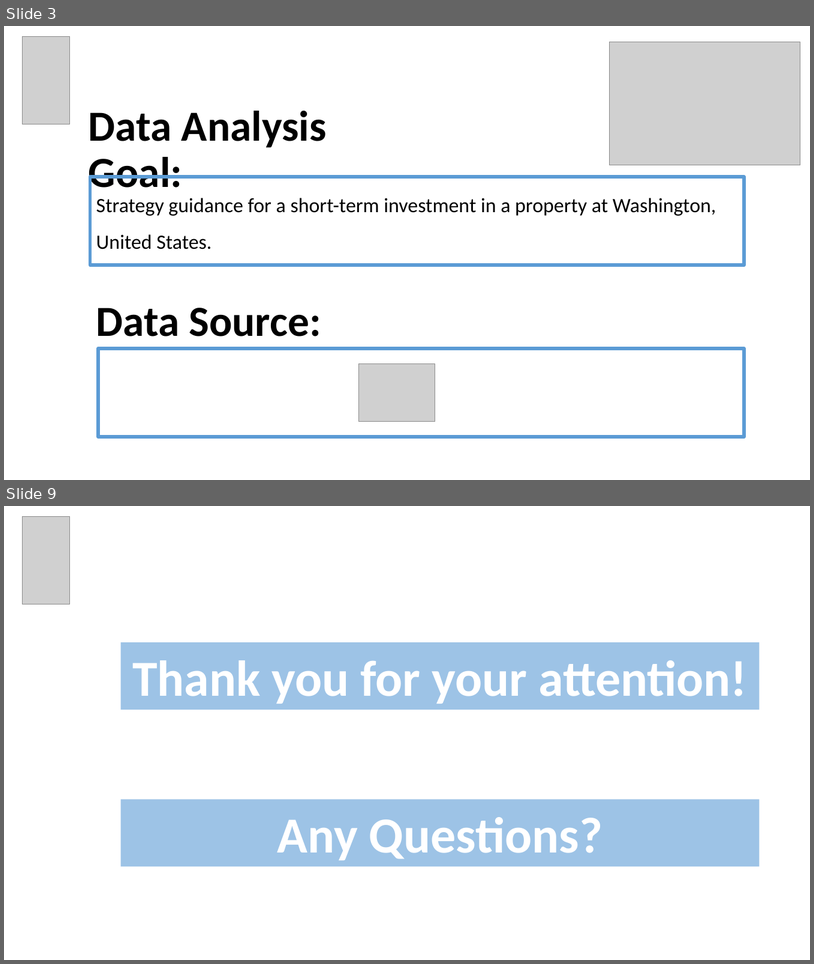
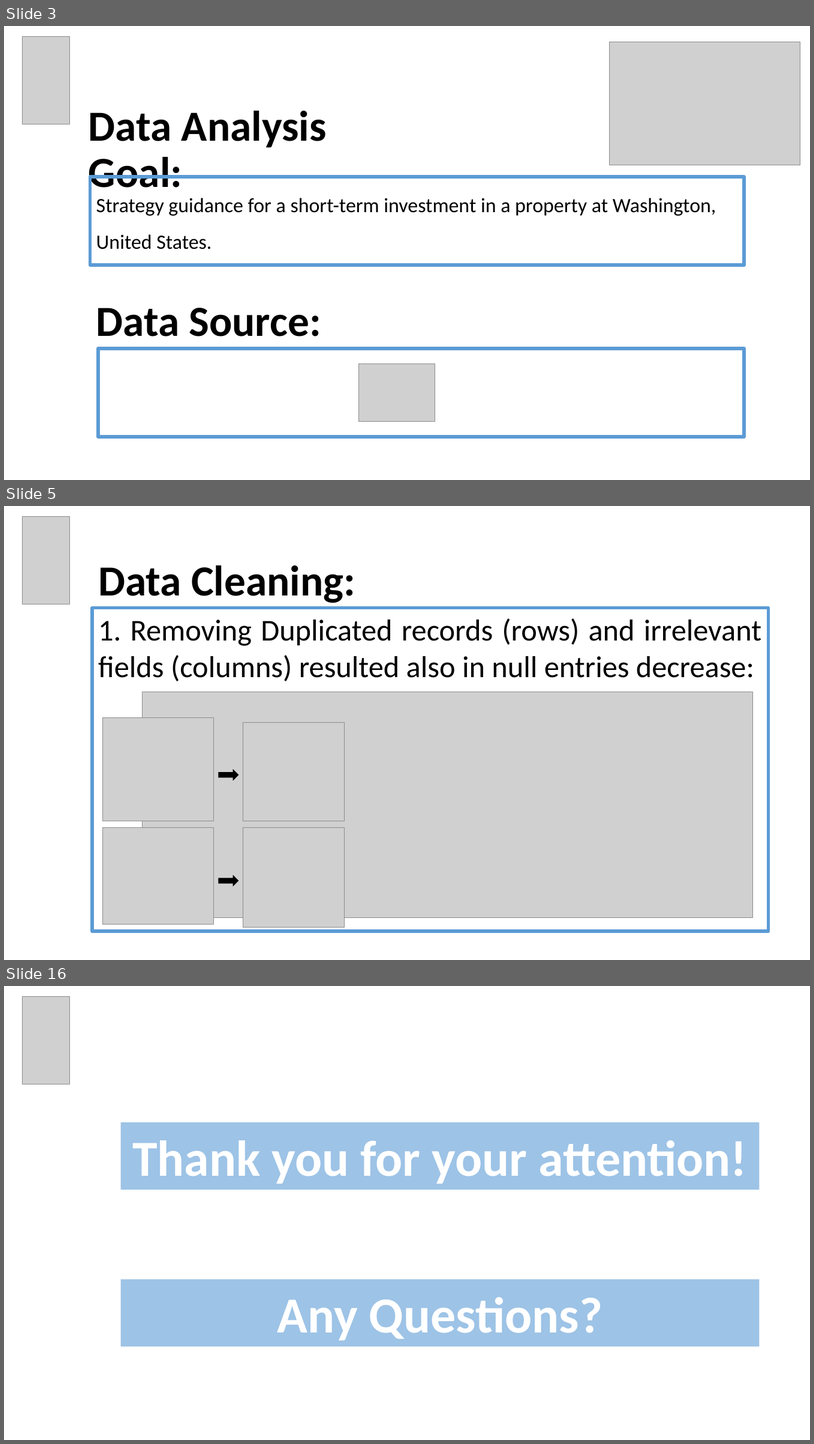
Before and after one commit to EyalVultz/Fianl-Project-Data-Analyst-Program-Hebrew-University-of-Jerusalem-Class-4-Group-2, a slide deck: Final Project Data Analyst Program Hebrew University of Jerusalem Class No. 4 Group 2.pptx. Shown one above the other, each under a label of ours: slides 3 and 9 before the commit, slides 3, 5 and 16 after it; the slides between them are not shown. The pictures are 814x964 and 814x1444 pixels, drawn with LibreOffice and Linux fonts; fonts in the diff are those of the drawing; grey boxes stand for pictures. Boxes give left, top, right and bottom in pixels: in the first picture for what was removed or moved away, otherwise in the second. Text is boxed around its words. In the diff, an @@ line names an element or a change of style, - is before the commit and + after.

```diff
--- a/Final Project Data Analyst Program Hebrew University of Jerusalem Class No. 4 Group 2.pptx
+++ b/Final Project Data Analyst Program Hebrew University of Jerusalem Class No. 4 Group 2.pptx
@@ slide 5 added at [4, 506, 810, 960], background #FFFFFF @@
@@ picture added at [22, 516, 70, 604] @@
@@ title added at [98, 565, 356, 603], 51 pt, text #000000, bold @@
+Data Cleaning:
@@ rectangle added at [92, 607, 768, 931], outline #5B9BD5 4 pt, 36 pt, text #000000 @@
+1. Removing Duplicated records (rows) and irrelevant fields (columns) resulted also in null entries decrease:
@@ picture added at [142, 692, 753, 918] @@
@@ picture added at [102, 718, 213, 821] @@
@@ picture added at [243, 723, 345, 821] @@
@@ right arrow added at [219, 770, 238, 780], fill #000000, outline #000000 1 pt @@
@@ picture added at [102, 827, 213, 924] @@
@@ picture added at [243, 827, 345, 927] @@
@@ right arrow added at [219, 876, 238, 885], fill #000000, outline #000000 1 pt @@
@@ what was slide 9 is now slide 16 @@
```
Also in this commit, not shown: 3 slides changed, 9 other slides added, 3 slides removed, 1 other file.
